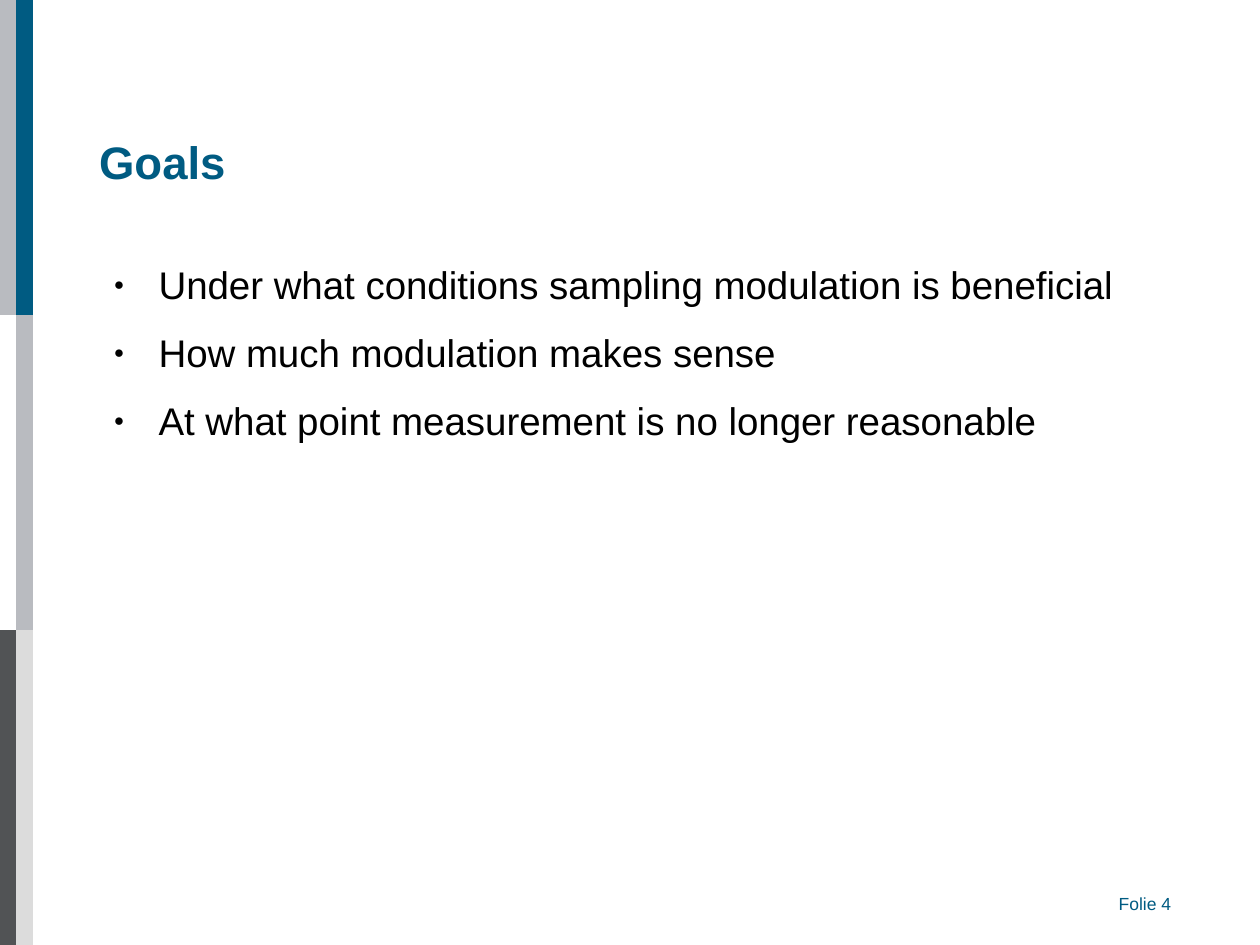
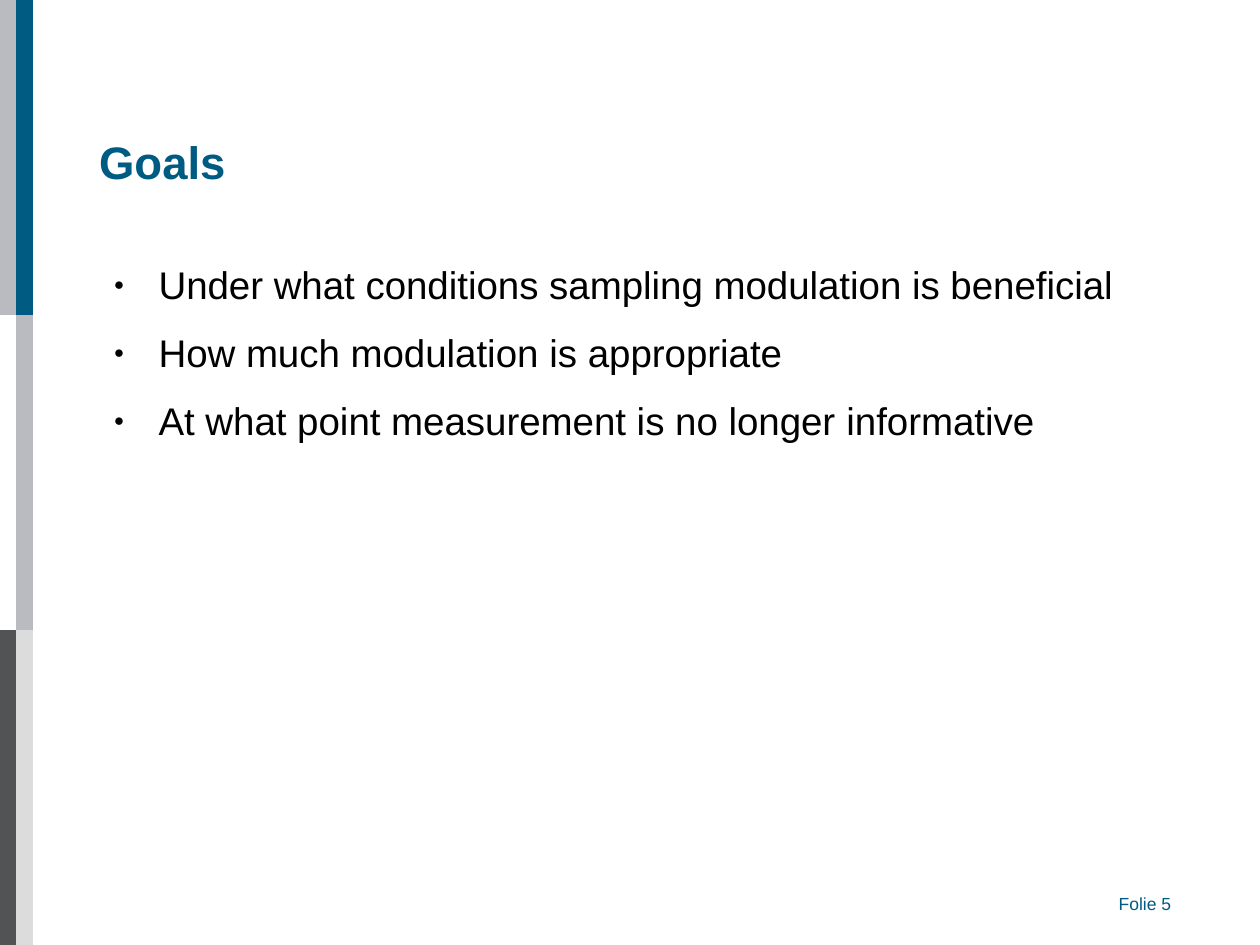
Before and after one commit to AlexAksentyev/EDM, a slide deck: slide 5 of Reports/CM/CM_proto.ppt (slide 4 before the commit). Drawn at 1260x945 pixels with LibreOffice and Linux fonts; fonts in the diff are those of the drawing; background and template pictures are left out. Boxes give left, top, right and bottom in pixels: in the first picture for what was removed or moved away, otherwise in the second. Text is boxed around its words. In the diff, an @@ line names an element or a change of style, - is before the commit and + after.

```diff
--- a/Reports/CM/CM_proto.ppt
+++ b/Reports/CM/CM_proto.ppt
@@ text at (159, 339, 1034, 443): text changed @@
-● How much modulation makes sense
-● At what point measurement is no longer reasonable
+● How much modulation is appropriate
+● At what point measurement is no longer informative
@@ page number at (1119, 897, 1171, 910): text changed @@
-Folie 4
+Folie 5
```
Also in this commit, not shown: 2 other slides changed, 1 slide added, 1 other file.
